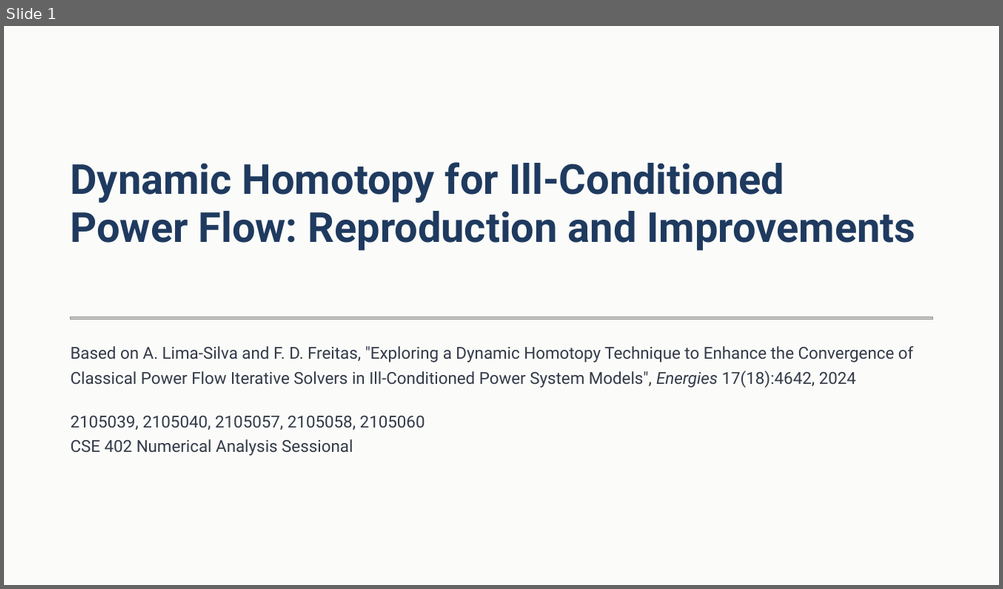
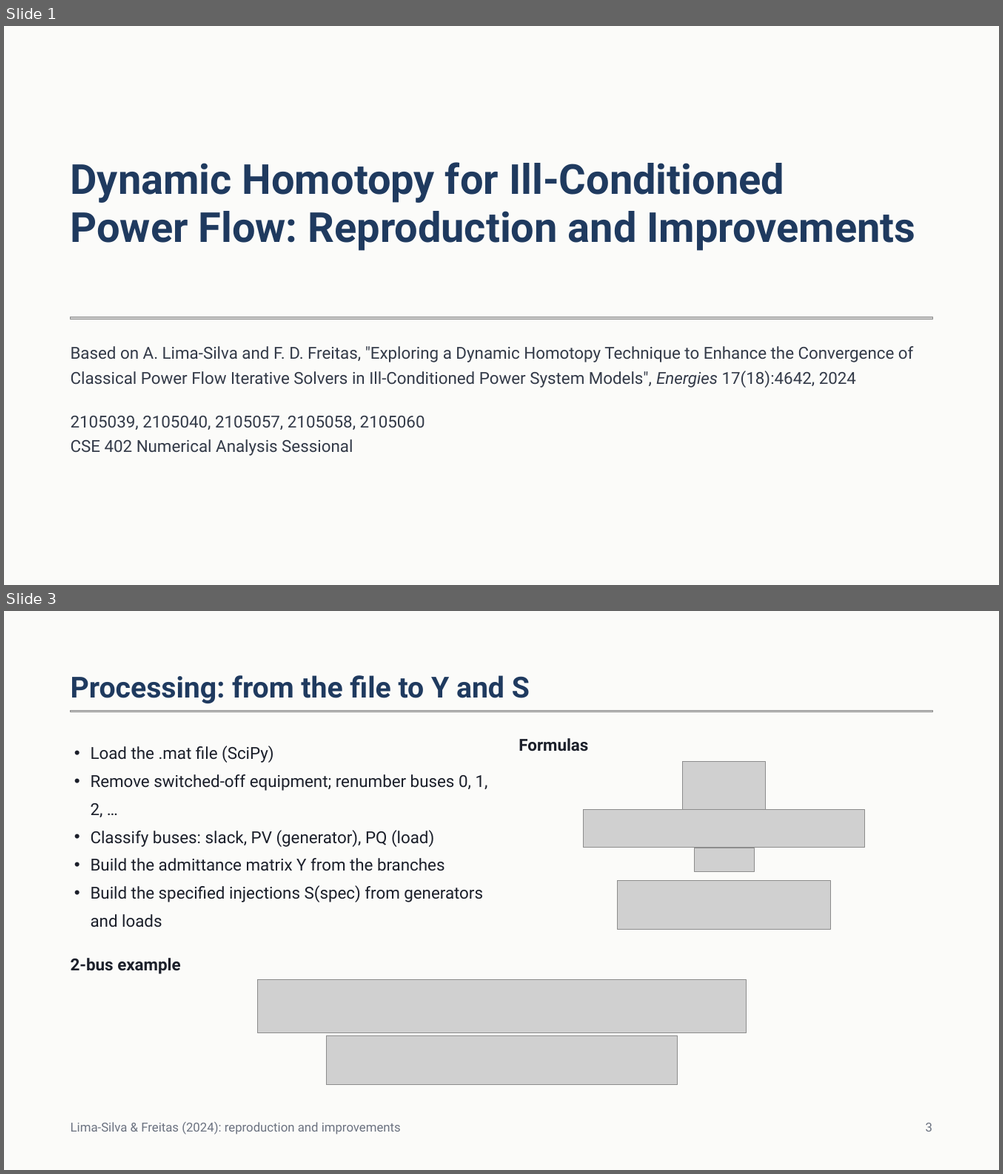
Before and after one commit to JonayedMohiuddin/NumericalAnalysisProject, a slide deck: presentation/Dynamic Homotopy Power Flow.pptx. Shown one above the other, each under a label of ours: slide 1 before the commit, slides 1 and 3 after it; the slides between them are not shown. The pictures are 1003x589 and 1003x1174 pixels, drawn with LibreOffice and Linux fonts; fonts in the diff are those of the drawing; grey boxes stand for pictures. Boxes give left, top, right and bottom in pixels: in the first picture for what was removed or moved away, otherwise in the second. Text is boxed around its words. In the diff, an @@ line names an element or a change of style, - is before the commit and + after.

```diff
--- a/presentation/Dynamic Homotopy Power Flow.pptx
+++ b/presentation/Dynamic Homotopy Power Flow.pptx
@@ slide 3 added at (4, 611, 999, 1170), background #FBFBF9 @@
@@ text added at (71, 675, 529, 703), 28 pt, text #1F3A5F, bold @@
+Processing: from the file to Y and S
@@ picture added at (71, 711, 933, 712) @@
@@ text added at (518, 738, 588, 752), 16 pt, text #1B1F2A, bold @@
+Formulas
@@ text added at (91, 746, 488, 928), 16 pt, text #1B1F2A @@
+• Load the .mat file (SciPy)
+• Remove switched-off equipment; renumber buses 0, 1, 2, …
+• Classify buses: slack, PV (generator), PQ (load)
+• Build the admittance matrix Y from the branches
+• Build the specified injections S(spec) from generators and loads
@@ picture added at (683, 762, 765, 815) @@
@@ picture added at (583, 809, 865, 848) @@
@@ picture added at (694, 849, 754, 872) @@
@@ picture added at (617, 881, 831, 930) @@
@@ text added at (71, 958, 180, 974), 16 pt, text #1B1F2A, bold @@
+2-bus example
@@ picture added at (257, 980, 745, 1034) @@
@@ picture added at (327, 1037, 677, 1085) @@
@@ text added at (71, 1122, 401, 1135), 12 pt, text #6B7280 @@
+Lima-Silva & Freitas (2024): reproduction and improvements
@@ text added at (925, 1123, 932, 1132), 12 pt, text #6B7280 @@
+3
```
Also in this commit, not shown: 16 slides changed, 5 other slides added, 1 slide removed, 1 other file.
